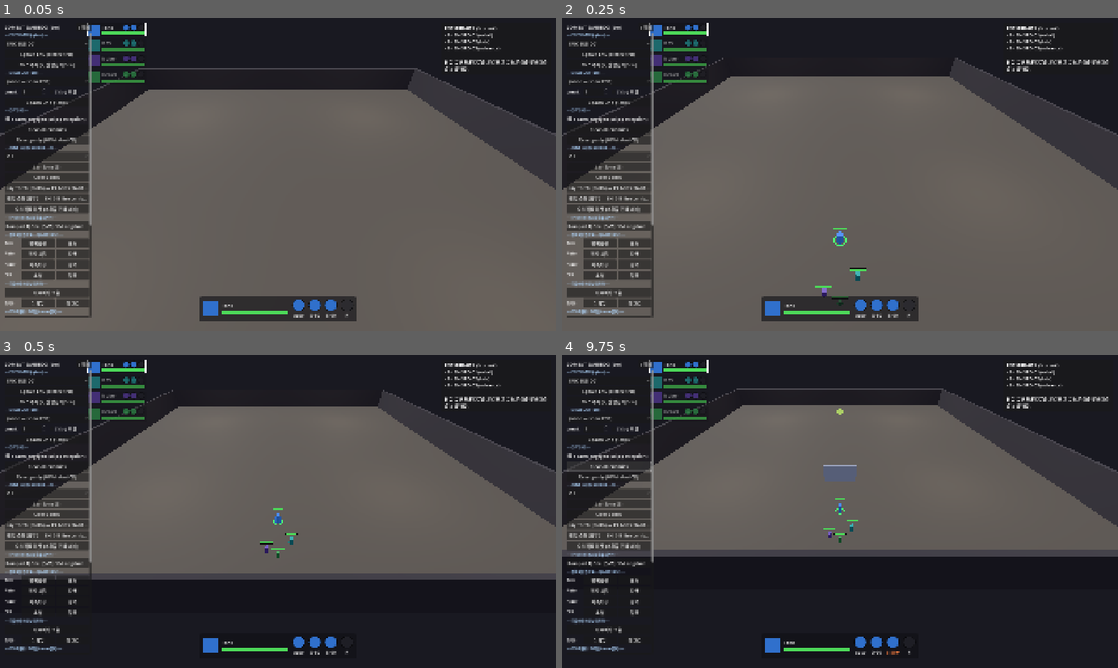
Above: before the commit, frames 1-4 (two rows, left to right).
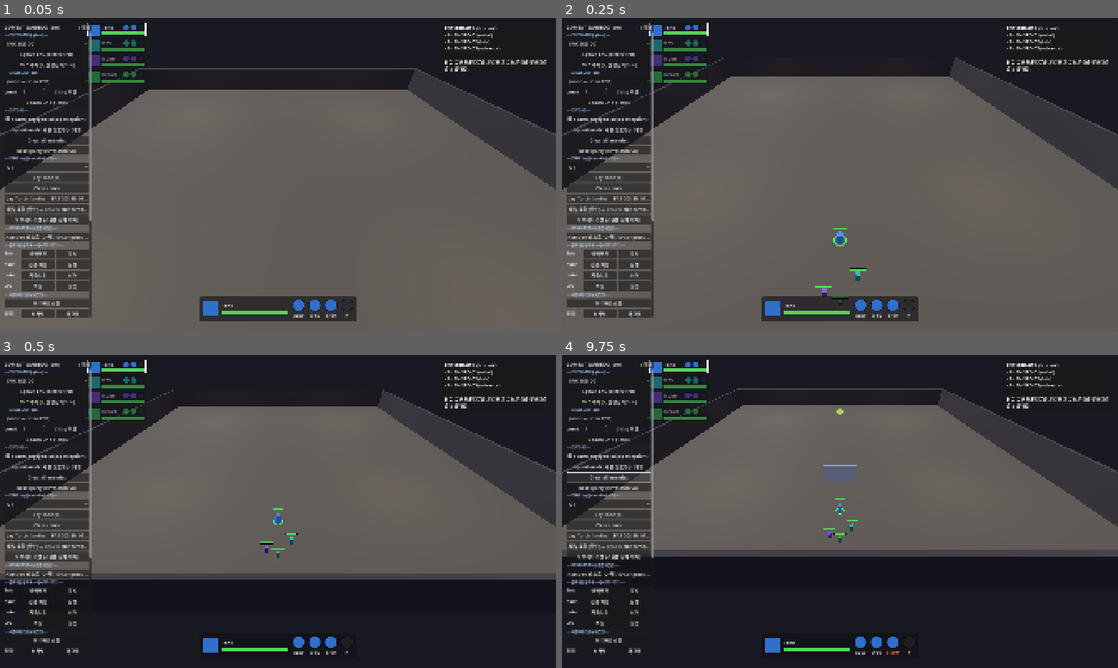
Above: after the commit, the same moments.

Repository: haepari1019/project_tdc_game
Game: Godot game, scene res://scenes/dev/combat_sandbox.tscn
The game is run twice, just before and just after one commit, with the same random seed, the same clock (stepped at 60 frames per second) and the same inputs. This scene is started directly instead of the project's main scene.
Inputs:
- Up to frame 1 (0.05 s): no input
- Up to frame 2 (0.25 s): no input
- Up to frame 3 (0.5 s): no input
- Up to frame 4 (9.75 s): click "Spawn Unit (+add)" at 0.5 s; click "Rampart 테스트 (Q=벽 / E=Longshot…" at 1.25 s; click "허수아비 소환" at 2 s; click "spawn engaged (skip perceptio…" at 2.75 s; click "spawn engaged (skip perceptio…" at 3.5 s; click "▾ 접기" at 4.25 s; click "▸ 펼치기" at 5 s; click "ENC-3RD-001" at 5.75 s; click "Spawn ENC (clears first)" at 6.5 s; click "ENC 추가 (+, 진영전 테스트)" at 7.25 s; click "(none — show ENC)" at 8 s; click "Third 진영" at 8.75 s; click "Clear all enemies" at 9.5 s

The runs differ from the first frame. In frame 1, 3.5% of the frame differs, in the area x 0-17%, y 34-96%; in frame 2, 3.5%; in frame 3, 2.9%; in frame 4, 2.9%.

Commit message:
feat(sandbox): SINGLE UNIT opportunistic 토글 — 배럴 능동 부수기 관찰
debug_spawn_unit에 interact_objects 파라미터 → 이번 소환분(before/after 인덱스)에만
interacts_with_objects + interaction_policy=opportunistic 직접 설정. SINGLE UNIT은
prespawn의 ENC override 경로를 안 타므로 dev에서 직접 켠다.
combat_sandbox에 "opportunistic 사물 상호작용 (배럴 능동 부수기)" 체크박스.

관찰: 체크 ON + EN-015 소환 + 배럴 소환(중앙) → EN-015가 가끔(확률+committed 완주)
배럴로 걸어가 enemy_use로 능동 부수기(oil). AB-053 AoE 파괴와 별개 메커니즘.
ci_smoke 8/8.

Co-Authored-By: Claude Opus 4.8 (1M context) <noreply@anthropic.com>

Diff:
--- a/scripts/combat/combat_controller.gd
+++ b/scripts/combat/combat_controller.gd
@@ -643,7 +643,7 @@
 
 ## DEBUG (sandbox): ADD `count` of ONE enemy as its own squad (additive — does NOT clear, so
 ## you can build up a group, e.g. several EN-009 for surround). Clear via debug_spawn_only("").
-func debug_spawn_unit(enemy_id: String, count: int, room_ref: String, engaged: bool = false, faction: String = "Dungeon") -> void:
+func debug_spawn_unit(enemy_id: String, count: int, room_ref: String, engaged: bool = false, faction: String = "Dungeon", interact_objects: bool = false) -> void:
 	if enemy_id.is_empty() or count <= 0:
 		return
 	if _map and _map.has_method("get_spawn_position"):
@@ -654,7 +654,15 @@
 	var lane := int(_room_squad_count.get(room_ref, 0))
 	_room_squad_count[room_ref] = lane + 1
 	var center := _squad_spawn_center(room_ref, lane)
+	var before := _enemies.size()
 	_spawn_at(units, center, squad_id, engaged, "Fixed", 1, "all", faction)
+	# DEV: opportunistic 사물 상호작용(배럴 능동 부수기) 관찰용 — SINGLE UNIT은 ENC override(interacts_
+	# with_objects) 경로를 안 타므로 이번 소환분에만 직접 켠다. prespawn 실경로는 ENC override가 담당.
+	if interact_objects:
+		for i in range(before, _enemies.size()):
+			if is_instance_valid(_enemies[i]):
+				_enemies[i].interacts_with_objects = true
+				_enemies[i].interaction_policy = "opportunistic"
 	_squads.append({"id": squad_id, "room_ref": room_ref, "encounter_id": "", "cleared": false, "reinforce": {}, "pending": false, "activated": false, "timer": 0.0, "warned": false})
 
 
--- a/scripts/dev/combat_sandbox.gd
+++ b/scripts/dev/combat_sandbox.gd
@@ -114,6 +114,7 @@
 var _zone_dropdown: OptionButton
 var _count_spin: SpinBox
 var _engaged_chk: CheckBox
+var _interact_chk: CheckBox   # SINGLE UNIT에 opportunistic 사물 상호작용(배럴 능동 부수기) 켜기 (dev)
 var _third_chk: CheckBox   # 스폰 유닛을 Third 진영으로 (진영전 테스트)
 var _status: Label
 var _formation_lbl: Label
@@ -370,6 +371,10 @@
 	_engaged_chk.text = "spawn engaged (skip perception)"
 	_engaged_chk.button_pressed = true
 	box.add_child(_engaged_chk)
+	_interact_chk = CheckBox.new()
+	_interact_chk.text = "opportunistic 사물 상호작용 (배럴 능동 부수기)"
+	_interact_chk.button_pressed = false
+	box.add_child(_interact_chk)
 	var clear_btn := Button.new()
 	clear_btn.text = "Clear all enemies"
 	clear_btn.pressed.connect(_on_clear)
@@ -611,7 +616,7 @@
 	if eid == "":
 		return
 	var fac := "Third" if _third_chk.button_pressed else "Dungeon"
-	_combat.debug_spawn_unit(eid, int(_count_spin.value), "SANDBOX", _engaged_chk.button_pressed, fac)
+	_combat.debug_spawn_unit(eid, int(_count_spin.value), "SANDBOX", _engaged_chk.button_pressed, fac, _interact_chk.button_pressed)
 	_status.text = "+%d × %s [%s]" % [int(_count_spin.value), eid, fac]
 
 
